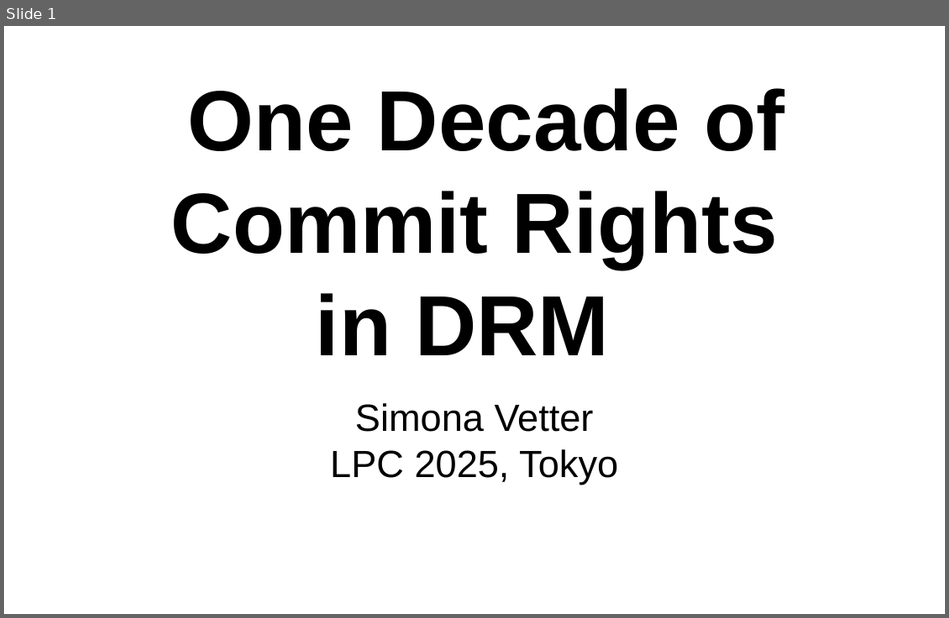
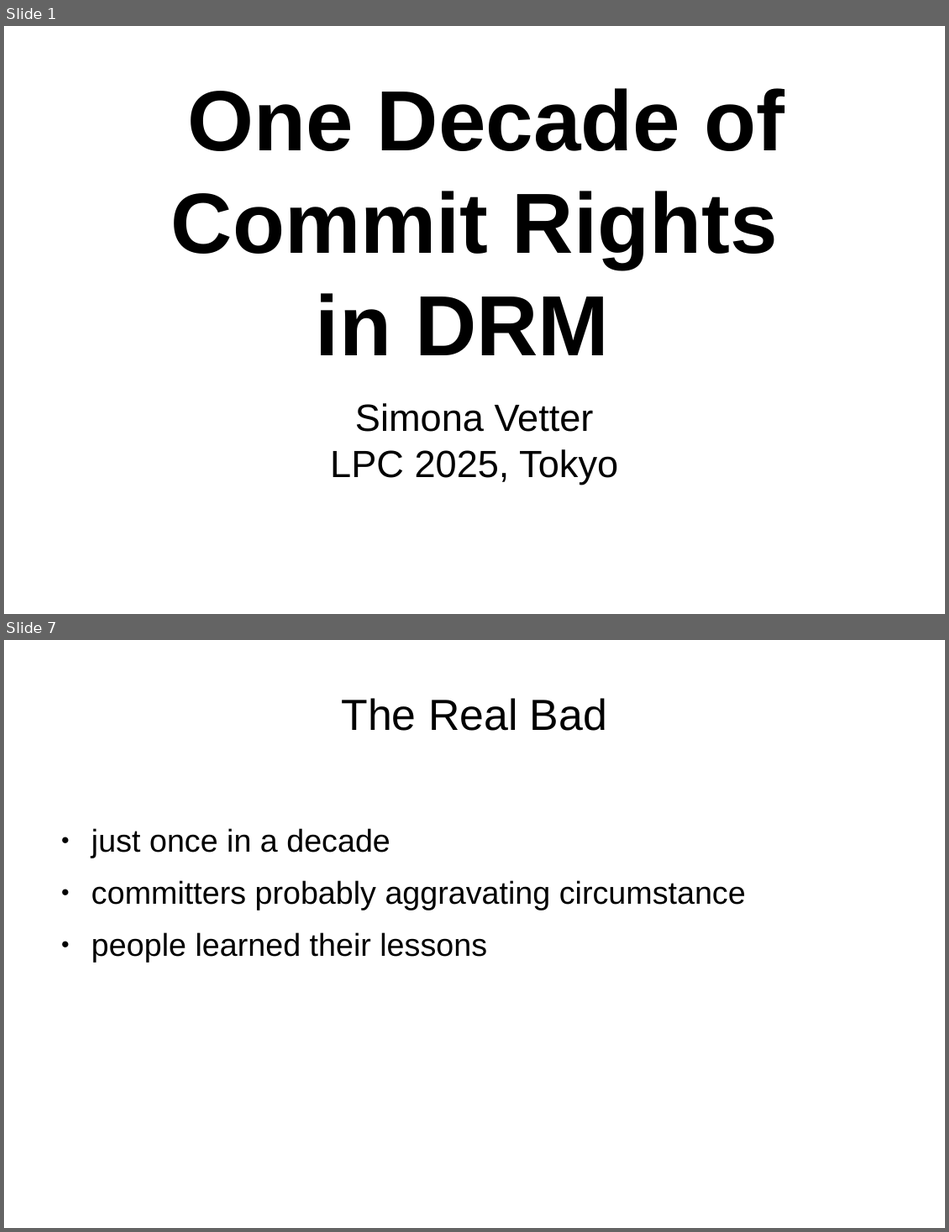
Before and after one commit to danvet/danvet.github.io, a slide deck: slides/lpc-2025-commit-rights.odp. Shown one above the other, each under a label of ours: slide 1 before the commit, slides 1 and 7 after it; the slides between them are not shown. The pictures are 949x618 and 949x1232 pixels, drawn with LibreOffice and Linux fonts; fonts in the diff are those of the drawing. Boxes give left, top, right and bottom in pixels: in the first picture for what was removed or moved away, otherwise in the second. Text is boxed around its words. In the diff, an @@ line names an element or a change of style, - is before the commit and + after.

```diff
--- a/slides/lpc-2025-commit-rights.odp
+++ b/slides/lpc-2025-commit-rights.odp
@@ slide 7 added at (4, 640, 945, 1228), background #FFFFFF @@
@@ title added at (342, 698, 607, 731), 36.7 pt, text #000000 @@
+The Real Bad
@@ text added at (91, 828, 746, 962), 26.7 pt, text #000000 @@
+● just once in a decade
+● committers probably aggravating circumstance
+● people learned their lessons
```
Also in this commit, not shown: 12 other slides added, 1 slide removed.
